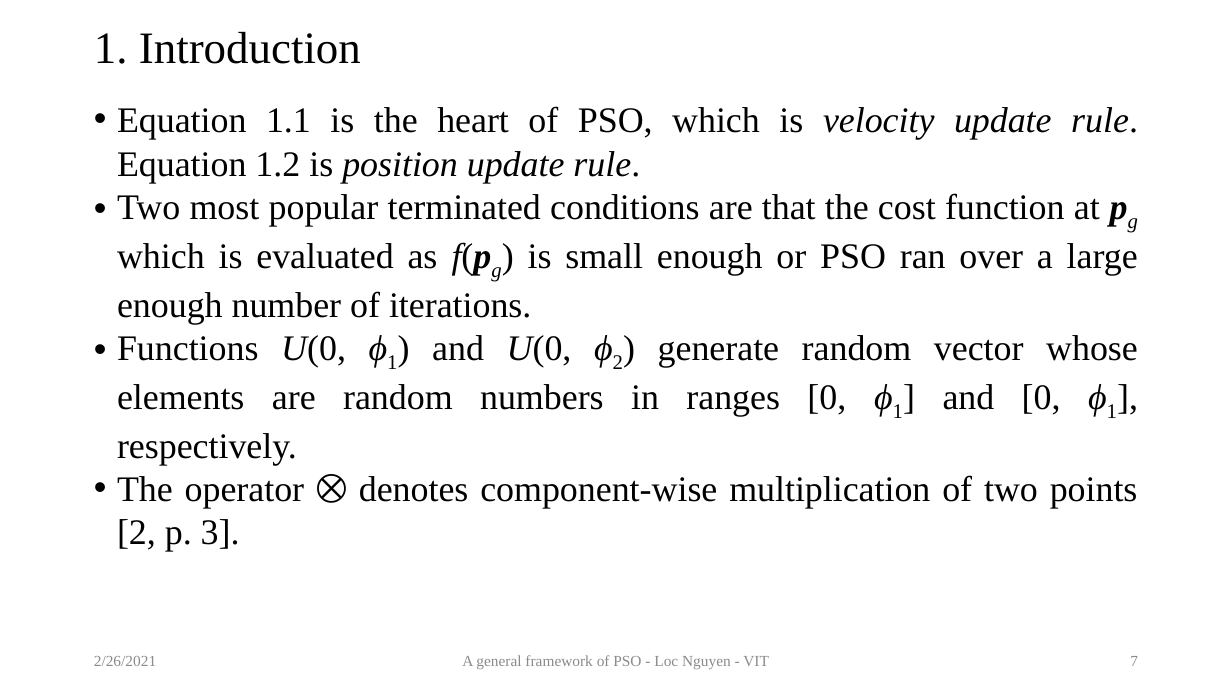
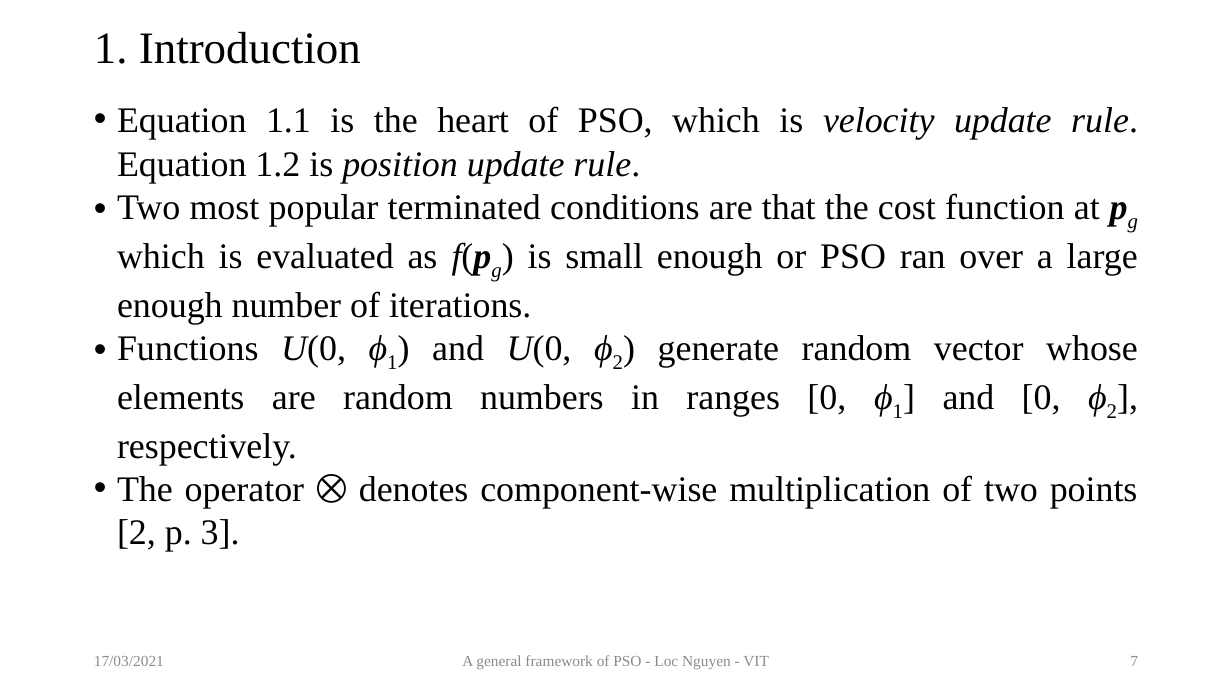
Before and after one commit to locnguyenacademic/sim, a slide deck: slide 7 of 2_design/pso/GeneralPSO.pptx. Drawn at 1232x693 pixels with LibreOffice and Linux fonts; fonts in the diff are those of the drawing. Boxes give left, top, right and bottom in pixels: in the first picture for what was removed or moved away, otherwise in the second. Text is boxed around its words. In the diff, an @@ line names an element or a change of style, - is before the commit and + after.

```diff
--- a/2_design/pso/GeneralPSO.pptx
+++ b/2_design/pso/GeneralPSO.pptx
@@ text at (117,335,1138,466): text changed @@
-• Functions U(0, ϕ1) and U(0, ϕ2) generate random vector whose elements are random numbers in ranges [0, ϕ1] and [0, ϕ1], respectively.
+• Functions U(0, ϕ1) and U(0, ϕ2) generate random vector whose elements are random numbers in ranges [0, ϕ1] and [0, ϕ2], respectively.
@@ text at (94,656,164,666): text changed @@
-2/26/2021
+17/03/2021
```
Also in this commit, not shown: 21 other slides changed, 1 other file.
